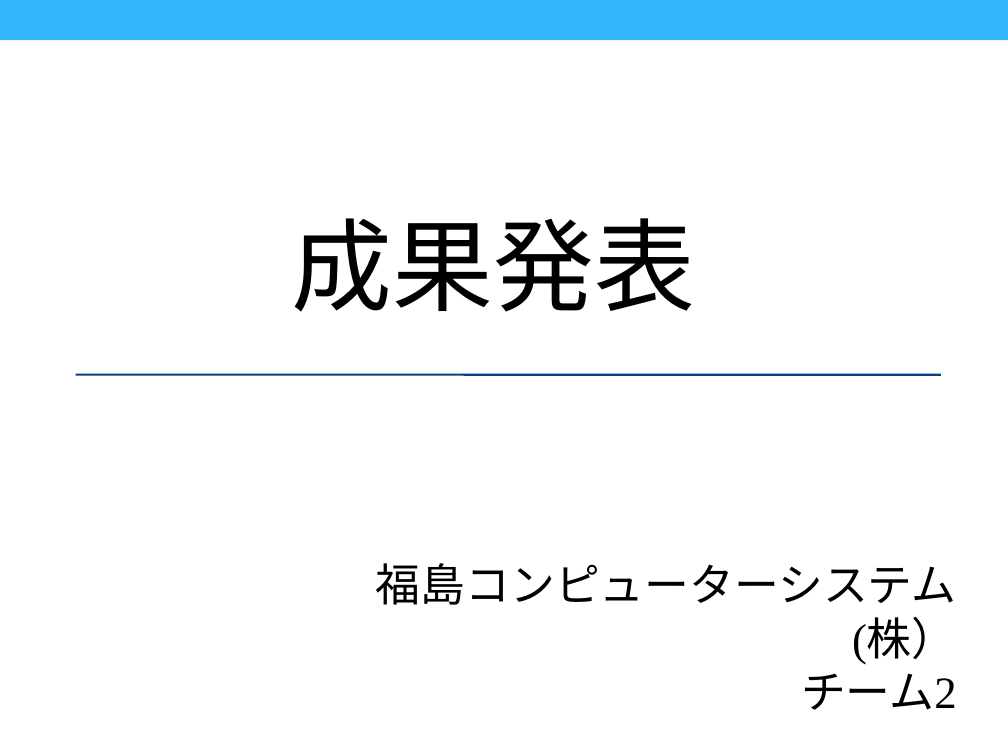
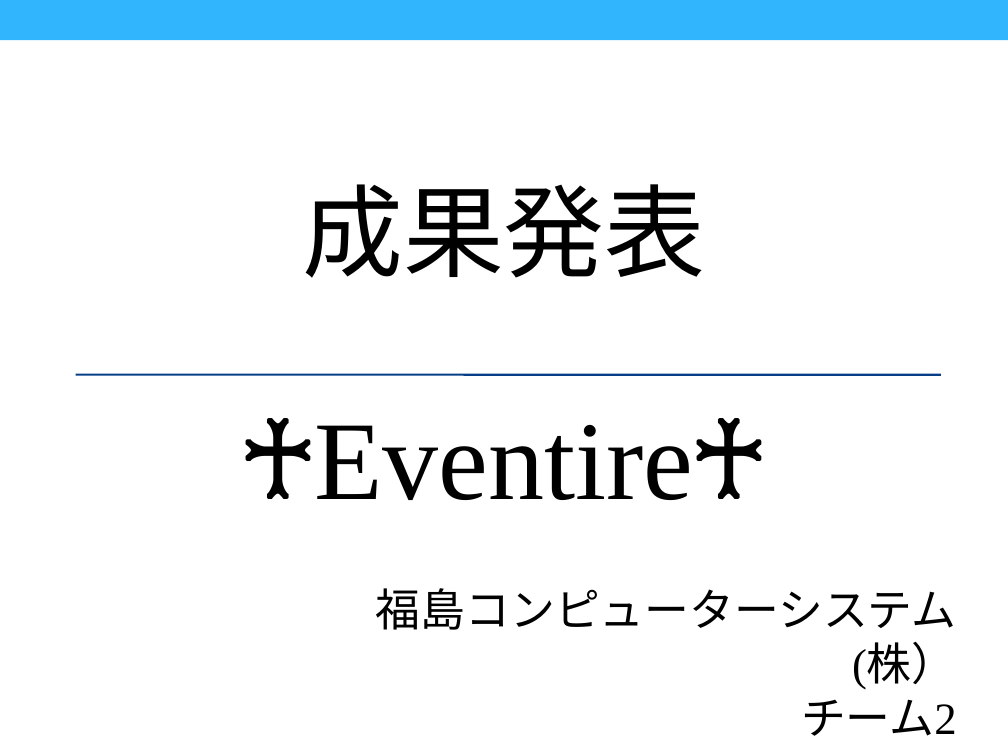
Before and after one commit to hiroki-takahashi-fcs/Connect2016inKoriyama, a slide deck: slide 1 of ハッカソン発表.pptx. Drawn at 1008x756 pixels with LibreOffice and Linux fonts; fonts in the diff are those of the drawing. Boxes give left, top, right and bottom in pixels: in the first picture for what was removed or moved away, otherwise in the second. Text is boxed around its words. In the diff, an @@ line names an element or a change of style, - is before the commit and + after.

```diff
--- a/ハッカソン発表.pptx
+++ b/ハッカソン発表.pptx
@@ text "成果発表": place and size @@
-text "成果発表" at box(292, 218, 695, 312)
+text "成果発表" at box(302, 184, 705, 278)
@@ text "成果発表" at box(302, 184, 705, 278): alignment left to centre @@
@@ text added at box(242, 418, 765, 500), 80 pt, text #000000 @@
+♰Eventire♰
@@ text "福島コンピューターシステム(株）": place and size @@
-text "福島コンピューターシステム(株）" at box(376, 563, 957, 710)
+text "福島コンピューターシステム(株）" at box(376, 588, 957, 736)
```
Also in this commit, not shown: 1 other slide changed.
